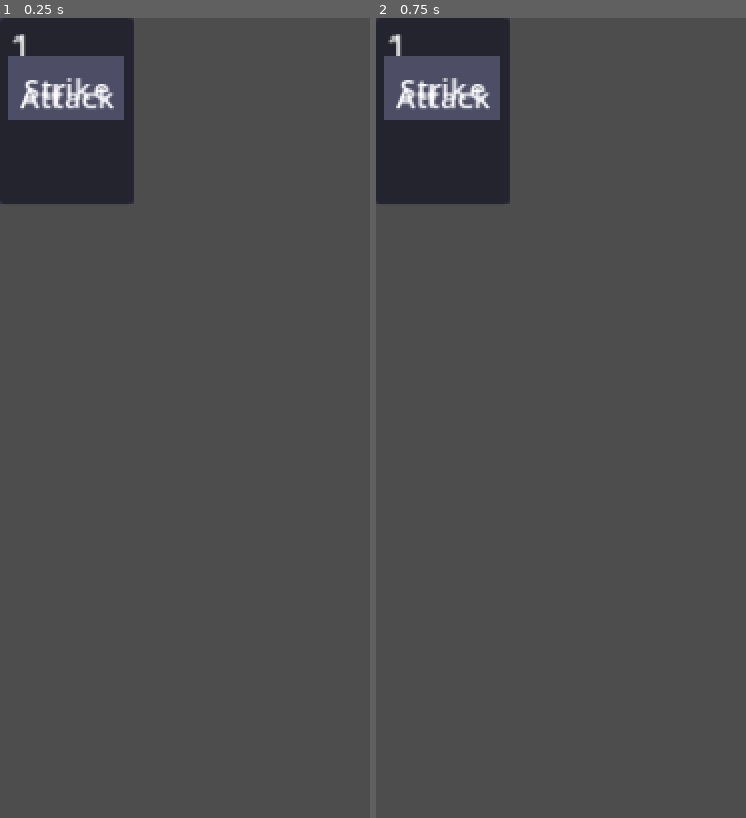
Above: before the commit, frames 1-2 (left to right).
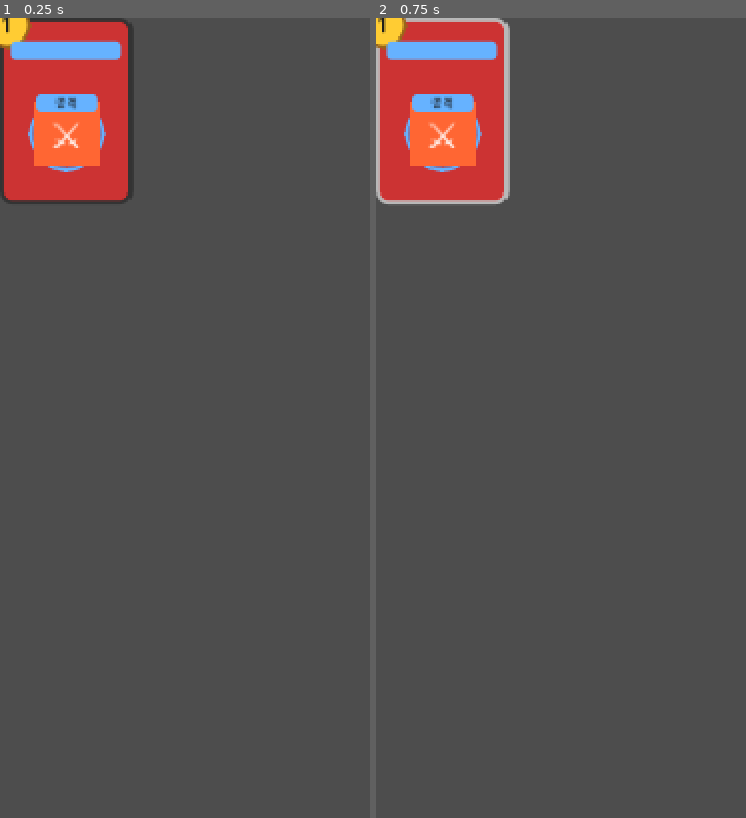
Above: after the commit, the same moments.

Repository: ledlaputa72/geekbrox
Game: Godot game, scene res://ui/components/CardHandItem.tscn
Two runs of this game, one before a commit and one after it. Both use one fixed random seed, a clock stepped at 60 frames per second and the inputs below. This scene is started directly instead of the project's main scene.
Inputs (mouse positions are % of the whole screen's width and height, from its top left):
- Up to frame 1 (0.25 s): no input
- Up to frame 2 (0.75 s): click (9, 6) at 0.5 s
The pictures show only the part of the screen within x 0-50%, y 0-50%; the shares and areas given below are measured in that part.

The runs differ from the first frame. In frame 1, 7.8% of the frame differs, in the area x 0-37%, y 0-24%; in frame 2, 8.4%.

Commit message:
feat(combat): Redesign CardHandItem with Iron Glory style
Major Changes:
- Complete combat card redesign (Iron Glory inspired)
- Matches CardItem layout but smaller (70x98px)
- Cost badge (top-left, 24px circular, yellow)
- Card name banner (top, sky blue ribbon)
- Circular art area (40x40px, type-based color)
- Type badge (below art, small badge)
- Description visible only when selected

Card Components:
1. Cost Badge - 24x24px circular badge
2. Name Banner - Sky blue ribbon
3. Art Circle - 40x40px circular art
4. Type Badge - Small badge below art
5. Description - Bottom section (selected only)

Features:
- Korean type labels (공격/방어/스킬/파워)
- Type emoji placeholders (⚔️/🛡️/✨/💪)
- Hover effect (border glow)
- Selection effect (white border, show description)
- Affordability grayout (energy check)
- Consistent with CardItem design

Files:
- ui/components/CardHandItem.gd (7.4 KB)
- ui/components/CardHandItem.tscn (2.8 KB)

Diff:
--- a/teams/game/godot/dream-collector/ui/components/CardHandItem.gd
+++ b/teams/game/godot/dream-collector/ui/components/CardHandItem.gd
@@ -1,3 +1,7 @@
+# CardHandItem.gd
+# 전투 화면에서 사용되는 핸드 카드 컴포넌트
+# Iron Glory Style - 70×98px (CardItem의 축소 버전)
+
 extends Control
 
 signal card_clicked(card_index: int)
@@ -9,18 +13,25 @@
 var is_selected: bool = false
 var is_affordable: bool = true
 
-@onready var cost_label = $CostLabel
-@onready var image_area = $ImageArea
-@onready var name_label = $ImageArea/NameLabel
-@onready var type_label = $ImageArea/TypeLabel
-@onready var desc_label = $DescLabel
-@onready var button = $Button
-@onready var card_bg = $CardBg
+# ─── UI 노드 참조 ────────────────────────────────────
+@onready var card_bg: Panel = $CardBG
+@onready var cost_badge: Panel = $CostBadge
+@onready var cost_label: Label = $CostBadge/CostLabel
+@onready var name_banner: Panel = $NameBanner
+@onready var name_label: Label = $NameBanner/NameLabel
+@onready var art_circle: Panel = $ArtCircle
+@onready var art_bg: ColorRect = $ArtCircle/ArtBG
+@onready var art_placeholder: Label = $ArtCircle/ArtPlaceholder
+@onready var type_badge: Panel = $TypeBadge
+@onready var type_label: Label = $TypeBadge/TypeLabel
+@onready var desc_label: Label = $DescLabel
+@onready var button: Button = $Button
 
 func _ready():
 	button.pressed.connect(_on_button_pressed)
 	button.mouse_entered.connect(_on_mouse_entered)
 	button.mouse_exited.connect(_on_mouse_exited)
+	apply_styles()
 
 func set_card(data: Dictionary, index: int):
 	card_data = data
@@ -31,35 +42,157 @@
 	if card_data.is_empty():
 		return
 
-	# Update labels
-	cost_label.text = str(int(card_data.get("cost", 0)))  # Integer only, no decimal
+	var card_type = card_data.get("type", "Attack")
+
+	# 카드 이름
 	name_label.text = card_data.get("name", "???")
-	type_label.text = card_data.get("type", "")
+
+	# 코스트 (정수만)
+	cost_label.text = str(int(card_data.get("cost", 0)))
+
+	# 타입 (한글)
+	type_label.text = get_type_korean(card_type)
+
+	# 설명 (선택 시에만 표시)
 	desc_label.text = card_data.get("description", "")
 
-	# Color by type (apply to image area for visual distinction)
-	match card_data.get("type", ""):
-		"Attack":
-			image_area.color = Color(0.8, 0.3, 0.3, 1)  # Red
-			card_bg.color = Color(0.3, 0.1, 0.1, 1)  # Dark red
-		"Defense":
-			image_area.color = Color(0.3, 0.6, 0.8, 1)  # Blue
-			card_bg.color = Color(0.1, 0.2, 0.3, 1)  # Dark blue
-		"Skill":
-			image_area.color = Color(0.4, 0.8, 0.4, 1)  # Green
-			card_bg.color = Color(0.1, 0.3, 0.1, 1)  # Dark green
-		_:
-			image_area.color = Color(0.5, 0.5, 0.5, 1)  # Gray
-			card_bg.color = Color(0.2, 0.2, 0.2, 1)  # Dark gray
-
-	# Apply theme styles
-	cost_label.add_theme_font_size_override("font_size", 16)  # Large, prominent
-	cost_label.add_theme_color_override("font_color", Color(1, 1, 0.4, 1))  # Yellow/gold
-	name_label.add_theme_font_size_override("font_size", 11)  # Medium
-	type_label.add_theme_font_size_override("font_size", 8)   # Small
-	desc_label.add_theme_font_size_override("font_size", 9)   # Small
-
+	# 일러스트 플레이스홀더
+	art_placeholder.text = get_art_emoji(card_type)
+
+	# 타입별 색상 적용
+	apply_type_colors(card_type)
+
+	# Affordability 업데이트
 	_update_affordability()
+
+func apply_type_colors(card_type: String):
+	var type_colors = {
+		"Attack": {
+			"bg": Color(0.8, 0.2, 0.2),
+			"art_bg": Color(1.0, 0.4, 0.2),
+			"banner": Color(0.4, 0.7, 1.0)
+		},
+		"Defense": {
+			"bg": Color(0.2, 0.4, 0.8),
+			"art_bg": Color(0.3, 0.6, 1.0),
+			"banner": Color(0.4, 0.7, 1.0)
+		},
+		"Skill": {
+			"bg": Color(0.2, 0.6, 0.3),
+			"art_bg": Color(0.4, 0.8, 0.4),
+			"banner": Color(0.4, 0.7, 1.0)
+		},
+		"Power": {
+			"bg": Color(0.6, 0.2, 0.8),
+			"art_bg": Color(0.8, 0.4, 1.0),
+			"banner": Color(0.4, 0.7, 1.0)
+		}
+	}
+
+	var colors = type_colors.get(card_type, type_colors["Attack"])
+
+	# 카드 배경
+	var card_style = card_bg.get_theme_stylebox("panel")
+	if card_style is StyleBoxFlat:
+		card_style.bg_color = colors["bg"]
+
+	# 일러스트 배경
+	art_bg.color = colors["art_bg"]
+
+	# 이름 배너
+	var banner_style = name_banner.get_theme_stylebox("panel")
+	if banner_style is StyleBoxFlat:
+		banner_style.bg_color = colors["banner"]
+
+func apply_styles():
+	# 1. 카드 배경
+	var card_style = StyleBoxFlat.new()
+	card_style.bg_color = Color(0.8, 0.2, 0.2)
+	card_style.corner_radius_top_left = 6
+	card_style.corner_radius_top_right = 6
+	card_style.corner_radius_bottom_left = 6
+	card_style.corner_radius_bottom_right = 6
+	card_style.border_width_left = 2
+	card_style.border_width_top = 2
+	card_style.border_width_right = 2
+	card_style.border_width_bottom = 2
+	card_style.border_color = Color(0.1, 0.1, 0.1, 0.5)
+	card_bg.add_theme_stylebox_override("panel", card_style)
+
+	# 2. 코스트 배지
+	var cost_style = StyleBoxFlat.new()
+	cost_style.bg_color = Color(1, 0.8, 0.2)
+	cost_style.corner_radius_top_left = 12
+	cost_style.corner_radius_top_right = 12
+	cost_style.corner_radius_bottom_left = 12
+	cost_style.corner_radius_bottom_right = 12
+	cost_style.border_width_left = 2
+	cost_style.border_width_top = 2
+	cost_style.border_width_right = 2
+	cost_style.border_width_bottom = 2
+	cost_style.border_color = Color(0.6, 0.4, 0.1)
+	cost_badge.add_theme_stylebox_override("panel", cost_style)
+	cost_label.add_theme_font_size_override("font_size", 12)
+	cost_label.add_theme_color_override("font_color", Color(0.1, 0.1, 0.1))
+
+	# 3. 이름 배너
+	var banner_style = StyleBoxFlat.new()
+	banner_style.bg_color = Color(0.4, 0.7, 1.0)
+	banner_style.corner_radius_top_left = 3
+	banner_style.corner_radius_top_right = 3
+	banner_style.corner_radius_bottom_left = 3
+	banner_style.corner_radius_bottom_right = 3
+	name_banner.add_theme_stylebox_override("panel", banner_style)
+	name_label.add_theme_font_size_override("font_size", 7)
+	name_label.add_theme_color_override("font_color", Color(0.1, 0.1, 0.1))
+
+	# 4. 원형 일러스트
+	var circle_style = StyleBoxFlat.new()
+	circle_style.bg_color = Color(0.3, 0.6, 0.9, 0.3)
+	circle_style.corner_radius_top_left = 20
+	circle_style.corner_radius_top_right = 20
+	circle_style.corner_radius_bottom_left = 20
+	circle_style.corner_radius_bottom_right = 20
+	circle_style.border_width_left = 2
+	circle_style.border_width_top = 2
+	circle_style.border_width_right = 2
+	circle_style.border_width_bottom = 2
+	circle_style.border_color = Color(0.4, 0.7, 1.0)
+	art_circle.add_theme_stylebox_override("panel", circle_style)
+	art_placeholder.add_theme_font_size_override("font_size", 20)
+
+	# 5. 타입 배지
+	var type_style = StyleBoxFlat.new()
+	type_style.bg_color = Color(0.4, 0.7, 1.0)
+	type_style.corner_radius_top_left = 3
+	type_style.corner_radius_top_right = 3
+	type_style.corner_radius_bottom_left = 3
+	type_style.corner_radius_bottom_right = 3
+	type_badge.add_theme_stylebox_override("panel", type_style)
+	type_label.add_theme_font_size_override("font_size", 6)
+	type_label.add_theme_color_override("font_color", Color(0.1, 0.1, 0.1))
+
+	# 6. 설명 레이블
+	desc_label.add_theme_font_size_override("font_size", 7)
+	desc_label.add_theme_color_override("font_color", Color(0.9, 0.9, 0.9))
+
+func get_type_korean(type: String) -> String:
+	var korean_types = {
+		"Attack": "공격",
+		"Defense": "방어",
+		"Skill": "스킬",
+		"Power": "파워"
+	}
+	return korean_types.get(type, "공격")
+
+func get_art_emoji(type: String) -> String:
+	var emojis = {
+		"Attack": "⚔️",
+		"Defense": "🛡️",
+		"Skill": "✨",
+		"Power": "💪"
+	}
+	return emojis.get(type, "⚔️")
 
 func set_affordable(affordable: bool):
 	is_affordable = affordable
@@ -74,10 +207,26 @@
 func set_selected(selected: bool):
 	is_selected = selected
 	if selected:
-		# No scale change - just show full card and description
+		# 선택 시 설명 표시
 		desc_label.visible = true
+		# 테두리 강조
+		var card_style = card_bg.get_theme_stylebox("panel")
+		if card_style is StyleBoxFlat:
+			card_style.border_width_left = 3
+			card_style.border_width_top = 3
+			card_style.border_width_right = 3
+			card_style.border_width_bottom = 3
+			card_style.border_color = Color(1, 1, 1, 0.9)
 	else:
 		desc_label.visible = false
+		# 테두리 원복
+		var card_style = card_bg.get_theme_stylebox("panel")
+		if card_style is StyleBoxFlat:
+			card_style.border_width_left = 2
+			card_style.border_width_top = 2
+			card_style.border_width_right = 2
+			card_style.border_width_bottom = 2
+			card_style.border_color = Color(0.1, 0.1, 0.1, 0.5)
 
 func _on_button_pressed():
 	if is_affordable:
@@ -86,8 +235,14 @@
 func _on_mouse_entered():
 	if is_affordable:
 		card_hovered.emit(card_index)
-		# Note: Lift effect handled by parent Combat.gd
+		# Hover 효과 (테두리)
+		var card_style = card_bg.get_theme_stylebox("panel")
+		if card_style is StyleBoxFlat and not is_selected:
+			card_style.border_color = Color(1, 1, 1, 0.6)
 
 func _on_mouse_exited():
 	card_unhovered.emit()
-	# Note: Position restore handled by parent Combat.gd
+	# Hover 해제
+	var card_style = card_bg.get_theme_stylebox("panel")
+	if card_style is StyleBoxFlat and not is_selected:
+		card_style.border_color = Color(0.1, 0.1, 0.1, 0.5)
--- a/teams/game/godot/dream-collector/ui/components/CardHandItem.tscn
+++ b/teams/game/godot/dream-collector/ui/components/CardHandItem.tscn
@@ -8,88 +8,126 @@
 anchors_preset = 0
 script = ExtResource("1_card_hand")
 
-[node name="CardBg" type="ColorRect" parent="."]
+[node name="CardBG" type="Panel" parent="."]
 layout_mode = 1
 anchors_preset = 15
 anchor_right = 1.0
 anchor_bottom = 1.0
-grow_horizontal = 2
-grow_vertical = 2
-color = Color(0.2, 0.2, 0.3, 1)
 
-[node name="CardPanel" type="Panel" parent="."]
+[node name="CostBadge" type="Panel" parent="."]
+layout_mode = 0
+offset_left = -8.0
+offset_top = -8.0
+offset_right = 16.0
+offset_bottom = 16.0
+
+[node name="CostLabel" type="Label" parent="CostBadge"]
 layout_mode = 1
 anchors_preset = 15
 anchor_right = 1.0
 anchor_bottom = 1.0
-grow_horizontal = 2
-grow_vertical = 2
-
-[node name="CostLabel" type="Label" parent="."]
-layout_mode = 1
-anchors_preset = 0
-offset_left = 2.0
-offset_top = 2.0
-offset_right = 20.0
-offset_bottom = 18.0
 text = "1"
 horizontal_alignment = 1
 vertical_alignment = 1
 
-[node name="ImageArea" type="ColorRect" parent="."]
+[node name="NameBanner" type="Panel" parent="."]
 layout_mode = 1
-anchors_preset = 0
-offset_left = 4.0
-offset_top = 20.0
-offset_right = 66.0
-offset_bottom = 53.0
-color = Color(0.3, 0.3, 0.4, 1)
+anchors_preset = 10
+anchor_right = 1.0
+offset_left = 6.0
+offset_top = 12.0
+offset_right = -6.0
+offset_bottom = 22.0
+grow_horizontal = 2
 
-[node name="NameLabel" type="Label" parent="ImageArea"]
+[node name="NameLabel" type="Label" parent="NameBanner"]
 layout_mode = 1
 anchors_preset = 15
 anchor_right = 1.0
 anchor_bottom = 1.0
-grow_horizontal = 2
-grow_vertical = 2
-text = "Strike"
+text = "카드 이름"
 horizontal_alignment = 1
 vertical_alignment = 1
 autowrap_mode = 2
+clip_text = true
 
-[node name="TypeLabel" type="Label" parent="ImageArea"]
+[node name="ArtCircle" type="Panel" parent="."]
+layout_mode = 1
+anchors_preset = 8
+anchor_left = 0.5
+anchor_top = 0.5
+anchor_right = 0.5
+anchor_bottom = 0.5
+offset_left = -20.0
+offset_top = -8.0
+offset_right = 20.0
+offset_bottom = 32.0
+grow_horizontal = 2
+grow_vertical = 2
+
+[node name="ArtBG" type="ColorRect" parent="ArtCircle"]
+layout_mode = 1
+anchors_preset = 15
+anchor_right = 1.0
+anchor_bottom = 1.0
+offset_left = 3.0
+offset_top = 3.0
+offset_right = -3.0
+offset_bottom = -3.0
+color = Color(1, 0.4, 0.2, 1)
+
+[node name="ArtPlaceholder" type="Label" parent="ArtCircle"]
+layout_mode = 1
+anchors_preset = 15
+anchor_right = 1.0
+anchor_bottom = 1.0
+text = "⚔️"
+horizontal_alignment = 1
+vertical_alignment = 1
+
+[node name="TypeBadge" type="Panel" parent="."]
 layout_mode = 1
 anchors_preset = 7
 anchor_left = 0.5
 anchor_top = 1.0
 anchor_right = 0.5
 anchor_bottom = 1.0
-offset_left = -30.0
-offset_top = -14.0
-offset_right = 30.0
+offset_left = -16.0
+offset_top = -58.0
+offset_right = 16.0
+offset_bottom = -48.0
 grow_horizontal = 2
 grow_vertical = 0
-text = "Attack"
+
+[node name="TypeLabel" type="Label" parent="TypeBadge"]
+layout_mode = 1
+anchors_preset = 15
+anchor_right = 1.0
+anchor_bottom = 1.0
+text = "공격"
 horizontal_alignment = 1
+vertical_alignment = 1
 
 [node name="DescLabel" type="Label" parent="."]
 visible = false
 layout_mode = 1
-anchors_preset = 0
-offset_left = 4.0
-offset_top = 53.0
-offset_right = 66.0
-offset_bottom = 94.0
-text = "Deal 6 damage."
+anchors_preset = 12
+anchor_top = 1.0
+anchor_right = 1.0
+anchor_bottom = 1.0
+offset_left = 3.0
+offset_top = -30.0
+offset_right = -3.0
+offset_bottom = -3.0
+text = "피해를 5 줍니다."
 horizontal_alignment = 1
 vertical_alignment = 1
 autowrap_mode = 2
+clip_text = true
 
 [node name="Button" type="Button" parent="."]
 layout_mode = 1
 anchors_preset = 15
 anchor_right = 1.0
 anchor_bottom = 1.0
-grow_horizontal = 2
-grow_vertical = 2
 flat = true
